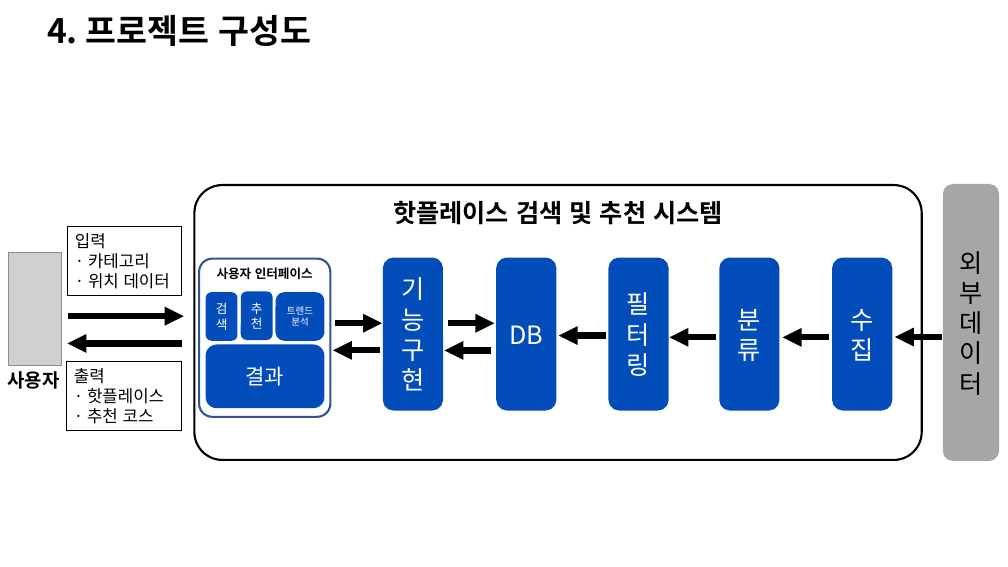
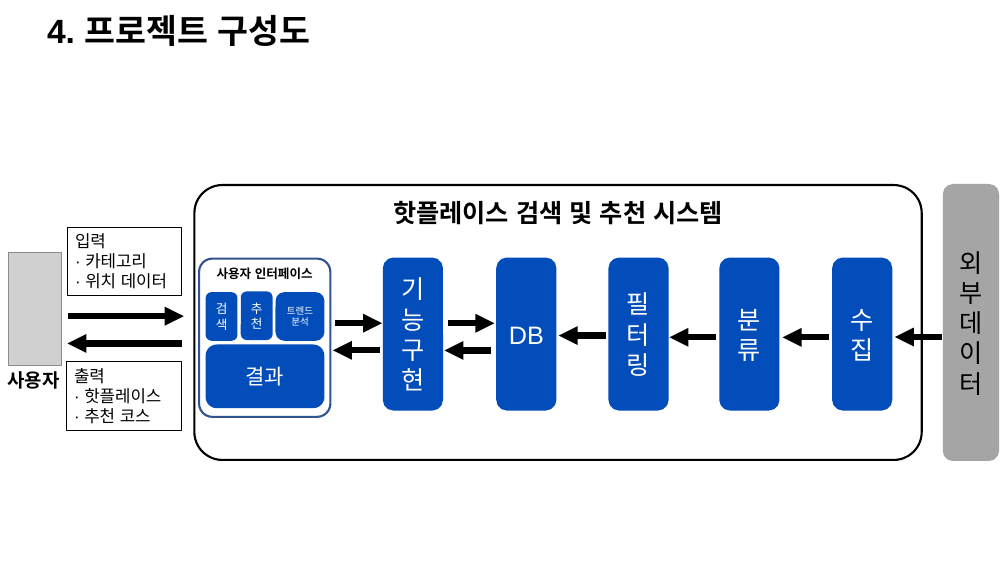
Before and after one commit to knudatascientists/TEAM05-JOOONY-S, a slide deck: slide 6 of Document/1.프로젝트_계획서.pptx. Drawn at 1008x567 pixels with LibreOffice and Linux fonts; fonts in the diff are those of the drawing; grey boxes stand for pictures; background and template pictures are left out. Boxes give left, top, right and bottom in pixels: in the first picture for what was removed or moved away, otherwise in the second. Text is boxed around its words. In the diff, an @@ line names an element or a change of style, - is before the commit and + after.

```diff
--- a/Document/1.프로젝트_계획서.pptx
+++ b/Document/1.프로젝트_계획서.pptx
@@ rounded rectangle "DB" at (498,259,556,410): font Noto Sans CJK KR to Arial; proportions changed @@
@@ font Noto Sans CJK KR to Arial in 4 elements at (194,185,922,461), (47,15,311,46), (67,227,181,296), (67,362,181,431) @@
```
Also in this commit, not shown: 9 other slides changed, 14 other files.
